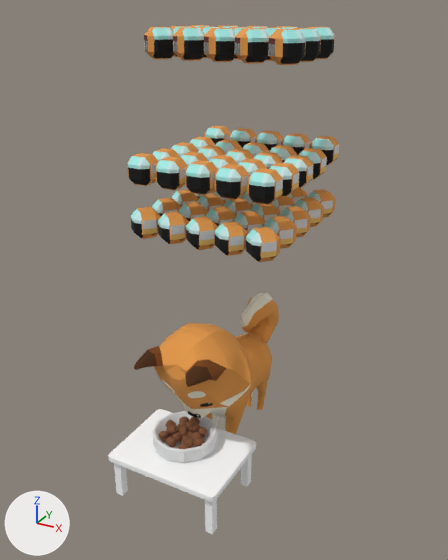
What one commit did to the OBJ model ChiBaApp/app/src/main/assets/models/fullBowl/fullBowl_frame14.obj.
Camera for both pictures: a camera (50 mm lens) standing at (10.35, -19.91, 15.09) and looking at (0.15, -1.36, 5.82). The lights are fixed; the arrows at lower left show +X, +Y and +Z. Where no turn or scale is listed for an object, it has been applied to the vertices. Vertices at the same position are counted once.

In view in the first picture: 'fullBowl_frame14'.
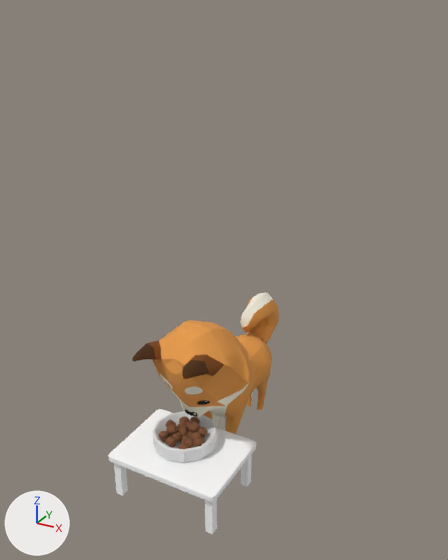
Where the change shows, as pixel boxes (x1, y1, x2, y2) in the pictures (448 x 560 px; the box of a moved part takes in the faces that stretch with it):
'fullBowl_frame14', reshaped (26% narrower, 52% shorter): before (108, 25, 339, 534); after (108, 292, 279, 534)
part 1 of me_fullbowl_frame14, deleted: before (127, 25, 339, 262)
part 2 of me_fullbowl_frame14, moved or reshaped: before (134, 323, 251, 418); after (132, 320, 249, 417)

What changed in the scene script:
```text
Change me_fullbowl_frame14:
    used by ob_fullbowl_frame14; location = (0.0, 0.0, 0.0)
    remove me_fullbowl_frame14.from_pydata(...)  # 4000 vertices, 4863 faces; spans x -2.9..2.8, y -5.9..3.5, z -1.9..14.5
    add me_fullbowl_frame14.from_pydata(...)  # 2440 vertices, 3173 faces; spans x -2.3..2.3, y -5.9..3.5, z -1.9..4.7
    me_fullbowl_frame14 part 1: 65 loose pieces with 1560 vertices, spanning x -2.9..2.8, y -3.2..3.2, z 7.5..14.5, are deleted
    me_fullbowl_frame14 part 2
    6 vertices are removed from x -1.8..0.0, y -2.5..-0.7, z 2.2..3.2
    36 faces are deleted
    23 vertices in x -1.6..1.4, y -5.0..-2.3, z 3.0..4.6 move by (-0.1, 0.1, 0.1)
    17 vertices in x -1.2..1.3, y -5.5..-3.9, z 2.8..4.3 move by (-0.1, 0.1, 0.2)
    15 vertices in x -1.2..1.2, y -5.4..-4.5, z 2.8..4.0 move by (-0.2, 0.1, 0.2)
    14 vertices in x -0.3..1.4, y -5.3..-3.8, z 1.7..4.0 move by (-0.1, 0.0, 0.2)
    14 vertices in x -1.7..1.7, y -4.1..-2.8, z 1.0..4.0 move by (-0.1, 0.0, 0.1)
    6 vertices in x -1.4..0.6, y -4.5..-3.2, z 3.6..4.5 move by (-0.1, 0.2, 0.1)
    56 vertices move from x -1.9..2.0, y -5.5..-1.8, z 0.8..4.5 to x -2.0..1.9, y -5.3..-1.7, z 0.9..4.6
    6 vertices are added at (0.0, -0.9, 3.2), (-1.0, -1.6, 2.2), (0.0, -0.7, 2.9), (-1.3, -1.4, 3.1), (-1.8, -2.3, 3.0), (-1.6, -1.9, 2.5)
    36 new faces join them, mat_newrigging1_lambert2sg (picture img_chibaalltextures_jpg)
```
